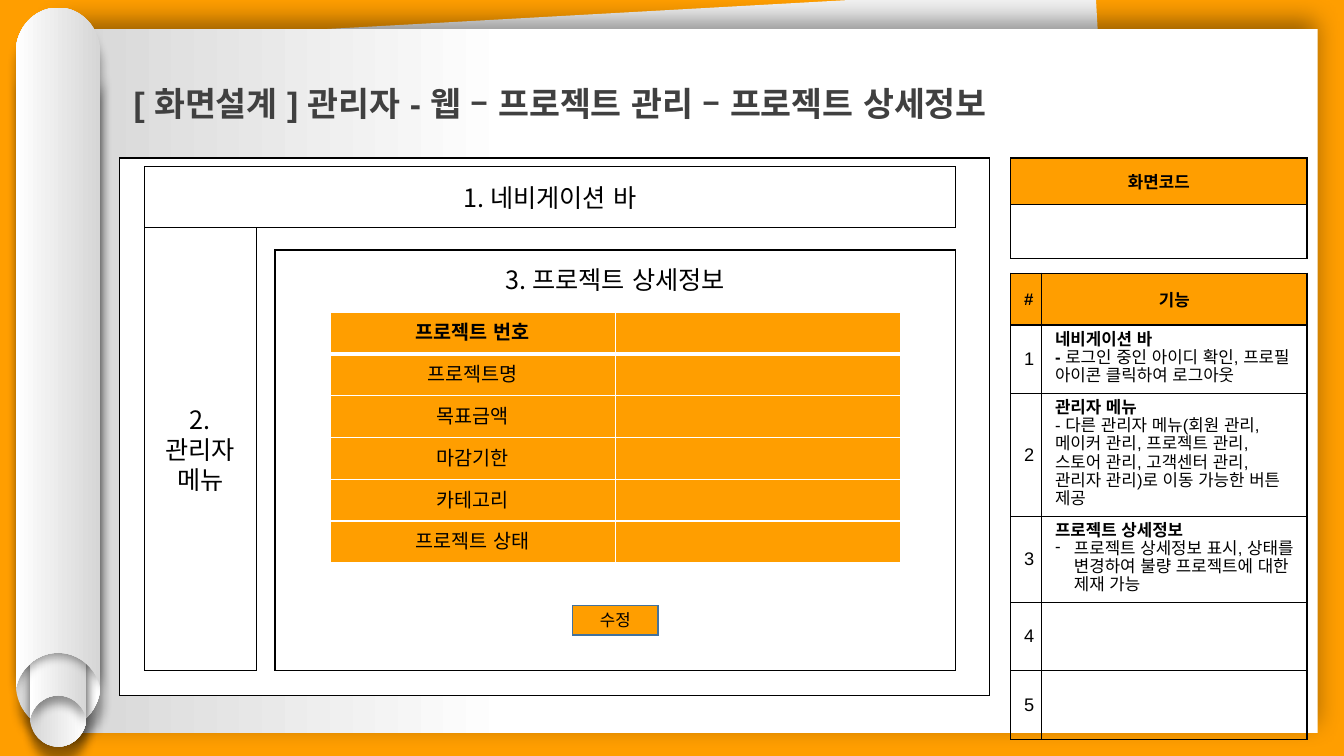
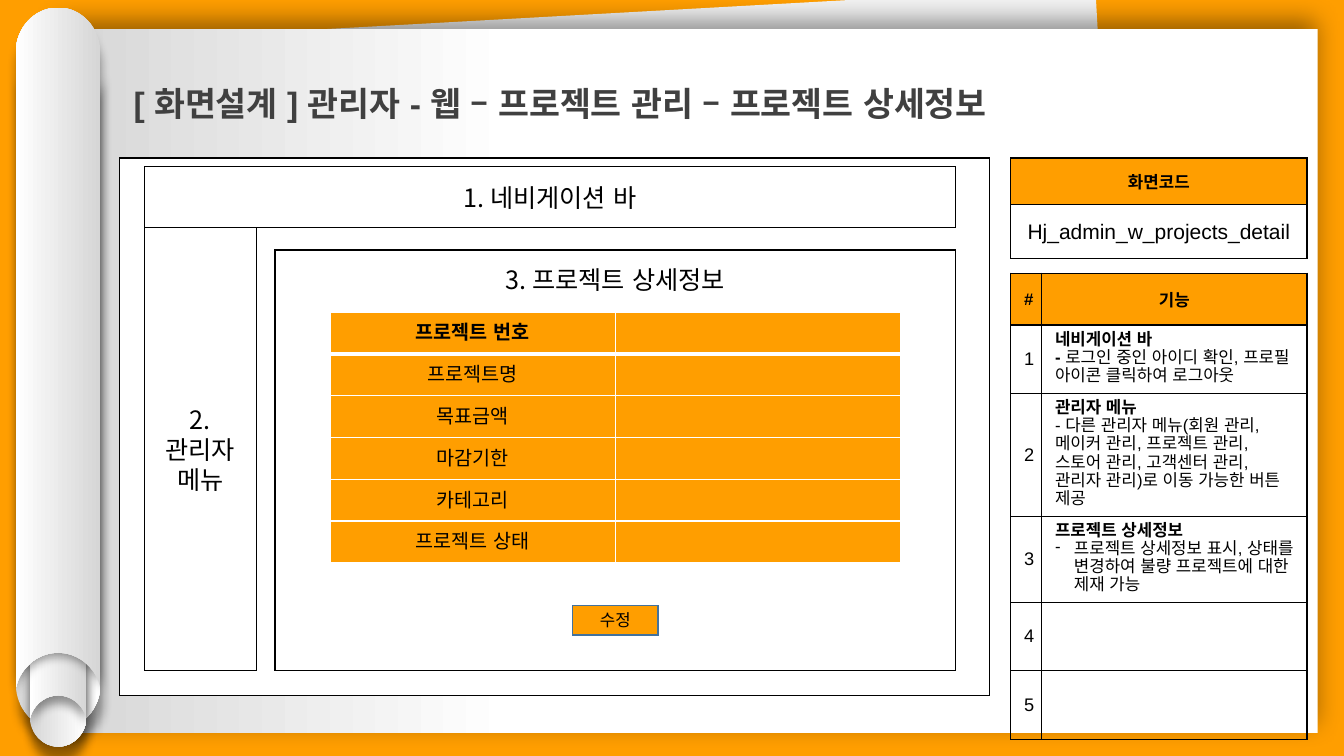
Before and after one commit to hhsw07/ezen-academy-projects, a slide deck: slide 12 of 0 발표용 파워포인트/project06 - 파워포인트 종합 - 형준.pptx. Drawn at 1344x756 pixels with LibreOffice and Linux fonts; fonts in the diff are those of the drawing. Boxes give left, top, right and bottom in pixels: in the first picture for what was removed or moved away, otherwise in the second. Text is boxed around its words. In the diff, an @@ line names an element or a change of style, - is before the commit and + after.

```diff
--- a/0 발표용 파워포인트/project06 - 파워포인트 종합 - 형준.pptx
+++ b/0 발표용 파워포인트/project06 - 파워포인트 종합 - 형준.pptx
@@ table at (x1=1011, y1=158, x2=1308, y2=259) @@
-row 2, column 1: 
+row 2, column 1: Hj_admin_w_projects_detail
```
Also in this commit, not shown: 19 other slides changed.
